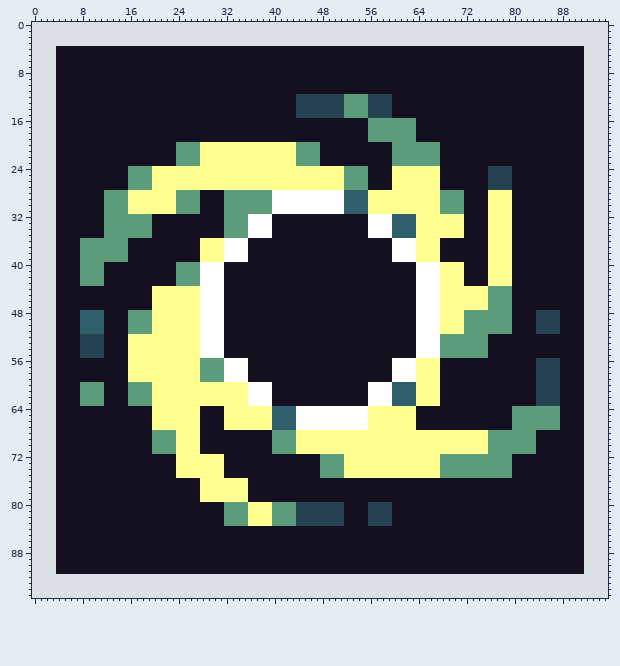
A sprite sheet gets an edit: game_2/spellIcons/air.png. This is how it looked before the edit.
The file is 96x96 pixels. Colours within 5 levels of each other are drawn and written as one.
The result:
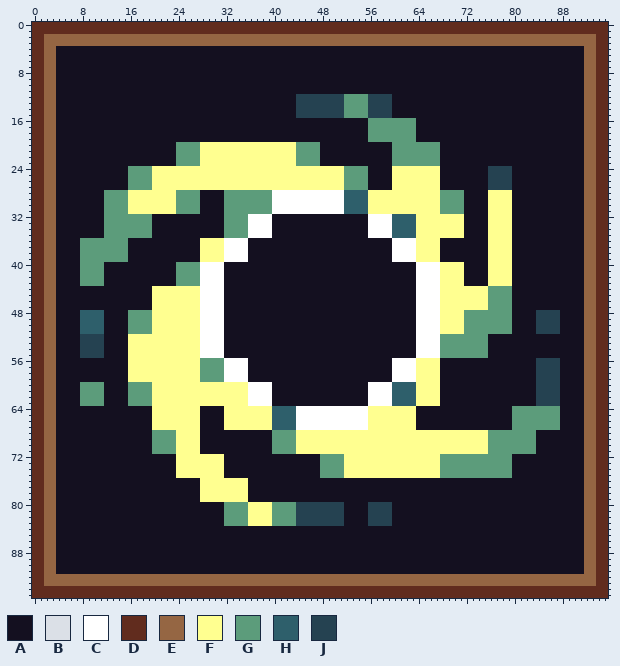
Palette (. is transparent): A #141020  B #dbe0e7  C #ffffff  D #612c1e  E #956643  F #ffff90  G #5c9c7b  H #2e5f6b  J #254251
Changes in this commit:
y 0..1: x 0..95 BBBBBBBBBBBBBBBBBBBBBBBBBBBBBBBBBBBBBBBBBBBBBBBBBBBBBBBBBBBBBBBBBBBBBBBBBBBBBBBBBBBBBBBBBBBBBBBB -> DDDDDDDDDDDDDDDDDDDDDDDDDDDDDDDDDDDDDDDDDDDDDDDDDDDDDDDDDDDDDDDDDDDDDDDDDDDDDDDDDDDDDDDDDDDDDDDD
y 2..3: x 0..95 BBBBBBBBBBBBBBBBBBBBBBBBBBBBBBBBBBBBBBBBBBBBBBBBBBBBBBBBBBBBBBBBBBBBBBBBBBBBBBBBBBBBBBBBBBBBBBBB -> DDEEEEEEEEEEEEEEEEEEEEEEEEEEEEEEEEEEEEEEEEEEEEEEEEEEEEEEEEEEEEEEEEEEEEEEEEEEEEEEEEEEEEEEEEEEEEDD
y 4..91: x 0..3 BBBB -> DDEE; x 92..95 BBBB -> EEDD
y 92..93: x 0..95 BBBBBBBBBBBBBBBBBBBBBBBBBBBBBBBBBBBBBBBBBBBBBBBBBBBBBBBBBBBBBBBBBBBBBBBBBBBBBBBBBBBBBBBBBBBBBBBB -> DDEEEEEEEEEEEEEEEEEEEEEEEEEEEEEEEEEEEEEEEEEEEEEEEEEEEEEEEEEEEEEEEEEEEEEEEEEEEEEEEEEEEEEEEEEEEEDD
y 94..95: x 0..95 BBBBBBBBBBBBBBBBBBBBBBBBBBBBBBBBBBBBBBBBBBBBBBBBBBBBBBBBBBBBBBBBBBBBBBBBBBBBBBBBBBBBBBBBBBBBBBBB -> DDDDDDDDDDDDDDDDDDDDDDDDDDDDDDDDDDDDDDDDDDDDDDDDDDDDDDDDDDDDDDDDDDDDDDDDDDDDDDDDDDDDDDDDDDDDDDDD
